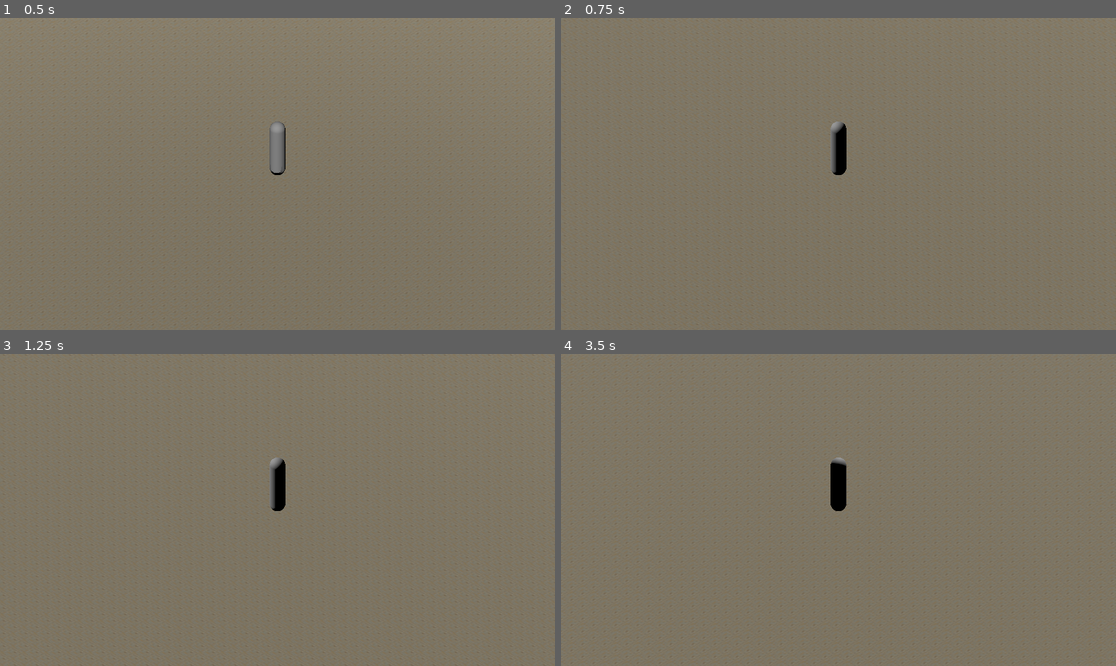
Above: before the commit, frames 1-4 (two rows, left to right).
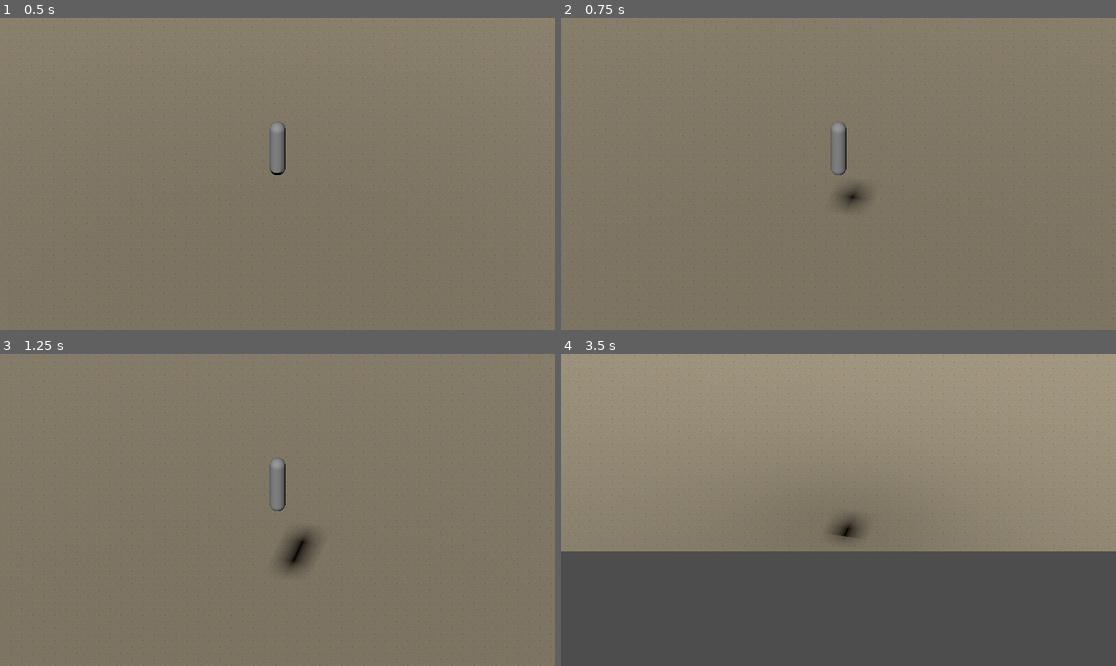
Above: after the commit, the same moments.

Repository: hamburger-os/Shadow-Trials-Rebirth-Dungeon
Game: Godot game, scene res://core/main.tscn
Same seed, same stepped clock (60 frames per second), same inputs: the game is played once before the commit and once after it.
Inputs:
- Up to frame 1 (0.5 s): no input
- Up to frame 2 (0.75 s): tap Enter (ui_accept) at 0.5, 0.6 s; hold Right (ui_right) from 0.53 s (still down)
- Up to frame 3 (1.25 s): keep holding Right (ui_right); tap Enter (ui_accept) at 0.77, 1.07 s
- Up to frame 4 (3.5 s): release Right (ui_right) at 1.28 s; hold Down (ui_down) 1.28-2.03 s; tap Enter (ui_accept) at 1.35, 1.52, 1.82, 2.1, 2.85, 3.02, 3.32 s; hold Right (ui_right) 2.03-2.78 s; hold Up (ui_up) from 2.78 s (still down)

Frame 1 is identical in both runs. In frame 2, 0.7% of the frame differs, in the area x 21-86%, y 10-67%; in frame 3, 1.1%; in frame 4, 63%, in the area x 0-100%, y 0-100%.

Commit message:
feat(玩家)：支持相机相对移动和手柄跳跃 玩家移动现在会使用相机的全局变换来计算移动方向，以提供更直观的、相对于相机视角的操控。 增加了导出选项，使玩家能够朝移动方向自动旋转，并可调整旋转速度。 已将“ui_accept”输入操作配置为包含游戏手柄的 A/X 键以实现跳跃功能。 为了提高代码的可读性和可维护性，重构了玩家脚本。

Diff:
--- a/features/player/player.gd
+++ b/features/player/player.gd
@@ -1,50 +1,63 @@
 extends CharacterBody3D
 
-# 导出变量，会显示在检查器中，方便调整
-@export var speed: float = 5.0
-@export var jump_velocity: float = 7.5
+# ===== 可在 Inspector 中调整的参数 =====
+@export var speed: float = 5.0                 # 水平移动速度
+@export var jump_velocity: float = 7.5         # 起跳时给予的向上速度
+@export var rotate_to_movement: bool = false   # 是否自动朝向移动方向
+@export var turn_speed: float = 10.0           # 朝向插值速度（越大转身越快）
 
-# 从项目设置中获取默认重力
-var gravity = ProjectSettings.get_setting("physics/3d/default_gravity")
+# 摄像机吊臂（上面挂着 Camera3D，用来确定“前后左右”）
+@onready var spring_arm: SpringArm3D = $SpringArm3D
 
-func _physics_process(delta):
-    # 获取当前的 'velocity' 向量（CharacterBody3D 的内置属性）
-    var vel = velocity
+# 使用项目设置中的 3D 默认重力
+var gravity: float = ProjectSettings.get_setting("physics/3d/default_gravity")
 
-    # 1. 应用重力
-    # 检查是否在地面上
+
+func _physics_process(delta: float) -> void:
+    # 当前速度，从 CharacterBody3D 自带的 velocity 拷贝一份出来修改
+    var vel: Vector3 = velocity
+
+    # 1. 重力：不在地面上时持续向下加速度
     if not is_on_floor():
         vel.y -= gravity * delta
 
-    # 2. 获取键盘输入（方向键，对应 ui_left/right/up/down）
-    # 这会返回一个 2D 向量，例如按上键是 (0, -1)，按左键是 (-1, 0)
-    var input_dir = Input.get_vector("ui_left", "ui_right", "ui_up", "ui_down")
+    # 2. 获取输入（键盘方向键 / 手柄左摇杆）
+    # Input.get_vector: x = right - left, y = down - up
+    var input_dir: Vector2 = Input.get_vector("ui_left", "ui_right", "ui_up", "ui_down")
 
-    # 3. 计算 3D 移动方向
-    # 我们将 2D 输入的 x 和 y 映射到 3D 空间的 x 和 z
-    var direction = Vector3(input_dir.x, 0, input_dir.y).normalized()
+    # 3. 基于摄像机朝向计算“前/后/左/右”的 3D 方向
+    var forward: Vector3 = -spring_arm.global_transform.basis.z  # 摄像机朝向的前方
+    var right: Vector3 = spring_arm.global_transform.basis.x     # 摄像机右方
 
-    # 4. 跳跃逻辑 + 应用速度
-    if direction:
-        # 如果有输入，设置水平速度
+    # 忽略 Y 分量，只在 XZ 平面移动
+    forward.y = 0.0
+    right.y = 0.0
+    forward = forward.normalized()
+    right = right.normalized()
+
+    # Input.get_vector 的 y 向下为正，所以这里取反：
+    #   上键：input_dir.y = -1 → 向前
+    #   下键：input_dir.y =  1 → 向后
+    var direction: Vector3 = forward * -input_dir.y + right * input_dir.x
+
+    # 4. 根据输入设置水平速度；没有输入时做简单减速
+    if direction != Vector3.ZERO:
+        direction = direction.normalized()
         vel.x = direction.x * speed
         vel.z = direction.z * speed
 
-        # 额外加分：让角色转向移动方向
-        # 使用 atan2 (反正切) 计算 Y 轴的旋转角度
-        rotation.y = atan2(direction.x, direction.z)
+        # 可选：让角色缓慢转向当前移动方向
+        if rotate_to_movement:
+            var target_yaw: float = atan2(direction.x, direction.z)
+            rotation.y = lerp_angle(rotation.y, target_yaw, turn_speed * delta)
+    else:
+        vel.x = move_toward(vel.x, 0.0, speed)
+        vel.z = move_toward(vel.z, 0.0, speed)
 
-    else:
-        # 如果没有输入，慢慢停下（模拟摩擦力）
-        vel.x = move_toward(vel.x, 0, speed)
-        vel.z = move_toward(vel.z, 0, speed)
-
-    # 5. 跳跃：在地面上且按下 ui_accept（默认空格）
+    # 5. 跳跃：角色在地面上并按下 ui_accept（键盘默认空格 / 手柄默认 A / ✕）
     if is_on_floor() and Input.is_action_just_pressed("ui_accept"):
         vel.y = jump_velocity
 
-    # 6. 执行移动
-    # 将计算好的速度设置回 CharacterBody3D
-    set_velocity(vel)
-    # 调用 move_and_slide() 来实际移动并处理碰撞
+    # 6. 把计算好的速度写回并执行移动与碰撞
+    velocity = vel
     move_and_slide()
--- a/project.godot
+++ b/project.godot
@@ -14,3 +14,14 @@
 run/main_scene="res://core/main.tscn"
 config/features=PackedStringArray("4.5", "Forward Plus")
 config/icon="res://icon.svg"
+
+[input]
+
+ui_accept={
+"deadzone": 0.5,
+"events": [Object(InputEventKey,"resource_local_to_scene":false,"resource_name":"","device":0,"window_id":0,"alt_pressed":false,"shift_pressed":false,"ctrl_pressed":false,"meta_pressed":false,"pressed":false,"keycode":4194309,"physical_keycode":0,"key_label":0,"unicode":0,"location":0,"echo":false,"script":null)
+, Object(InputEventKey,"resource_local_to_scene":false,"resource_name":"","device":0,"window_id":0,"alt_pressed":false,"shift_pressed":false,"ctrl_pressed":false,"meta_pressed":false,"pressed":false,"keycode":4194310,"physical_keycode":0,"key_label":0,"unicode":0,"location":0,"echo":false,"script":null)
+, Object(InputEventKey,"resource_local_to_scene":false,"resource_name":"","device":0,"window_id":0,"alt_pressed":false,"shift_pressed":false,"ctrl_pressed":false,"meta_pressed":false,"pressed":false,"keycode":32,"physical_keycode":0,"key_label":0,"unicode":32,"location":0,"echo":false,"script":null)
+, Object(InputEventJoypadButton,"resource_local_to_scene":false,"resource_name":"","device":-1,"button_index":0,"pressure":0.0,"pressed":true,"script":null)
+]
+}
